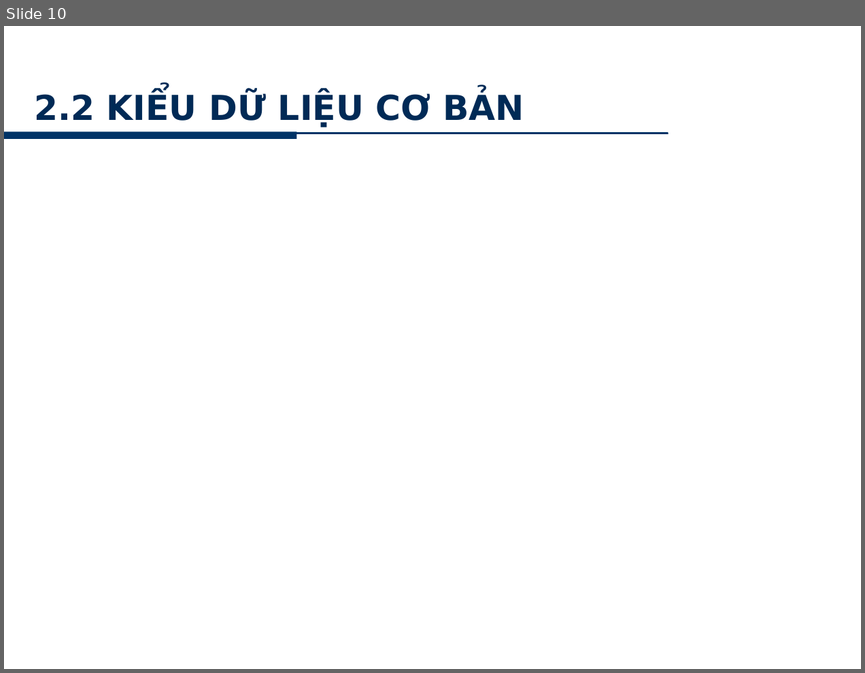
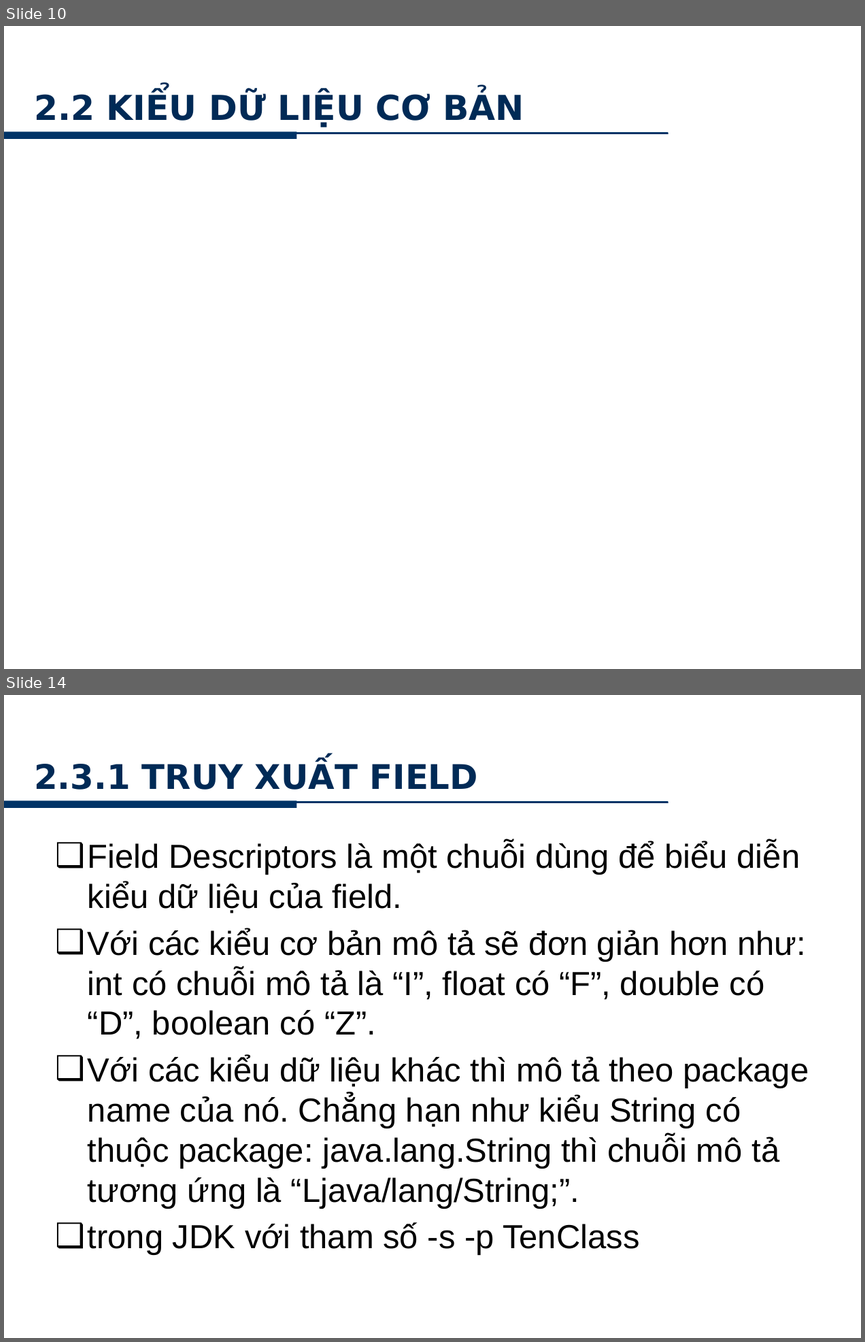
Before and after one commit to minhkhanh/UofS-Java, a slide deck: Seminar_JNI/Slide_00.pptx. Shown one above the other, each under a label of ours: slide 10 before the commit, slides 10 and 14 after it; the slides between them are not shown. The pictures are 865x673 and 865x1342 pixels, drawn with LibreOffice and Linux fonts; fonts in the diff are those of the drawing; background and template pictures are left out. Boxes give left, top, right and bottom in pixels: in the first picture for what was removed or moved away, otherwise in the second. Text is boxed around its words. In the diff, an @@ line names an element or a change of style, - is before the commit and + after.

```diff
--- a/Seminar_JNI/Slide_00.pptx
+++ b/Seminar_JNI/Slide_00.pptx
@@ slide 14 added at <box>4,695,861,1338</box>, background picture (left out); not listed: 2 template elements that a slide beside it also shows @@
@@ text added at <box>675,709,839,731</box>, 10 pt, text #FFFFFF @@
+www.hcmus.edu.vn
@@ title added at <box>34,761,479,790</box>, 28.5 pt, text gradient #00152B to #002A56 to #002750, bold @@
+2.3.1 TRUY XUẤT FIELD
@@ text added at <box>88,841,808,1255</box>, 28 pt, text #000000 @@
+  ❑ Field Descriptors là một chuỗi dùng để biểu diễn kiểu dữ liệu của field.
+❑ Với các kiểu cơ bản mô tả sẽ đơn giản hơn như: int có chuỗi mô tả là “I”, float có “F”, double có “D”, boolean có “Z”.
+❑ Với các kiểu dữ liệu khác thì mô tả theo package name của nó. Chẳng hạn như kiểu String có thuộc package: java.lang.String thì chuỗi mô tả tương ứng là “Ljava/lang/String;”.
+❑ trong JDK với tham số -s -p TenClass
@@ page number added at <box>325,1302,525,1338</box>, 20 pt, text #FFFFFF @@
+14
```
Also in this commit, not shown: 10 slides changed, 6 other slides added.
